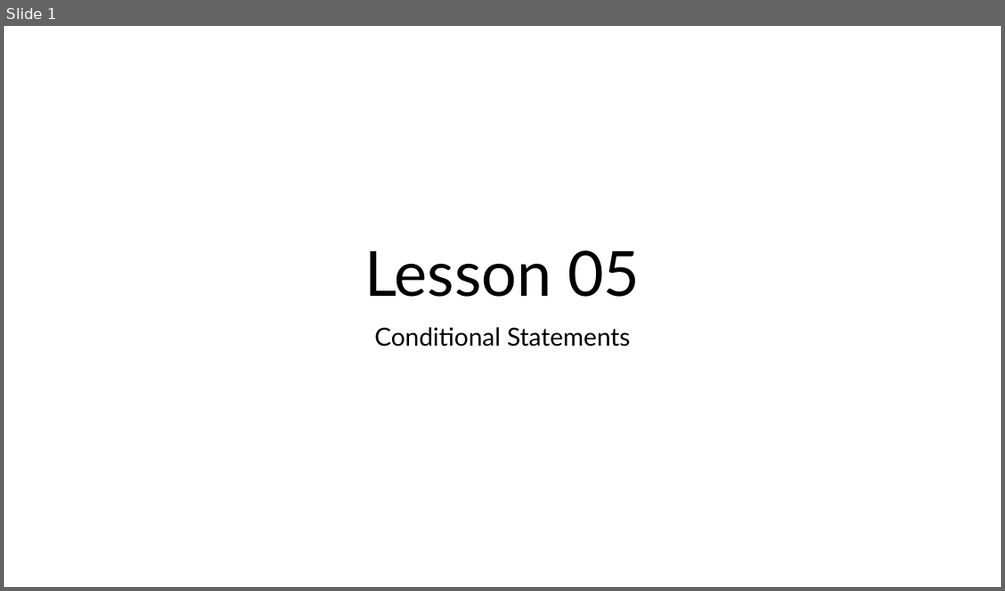
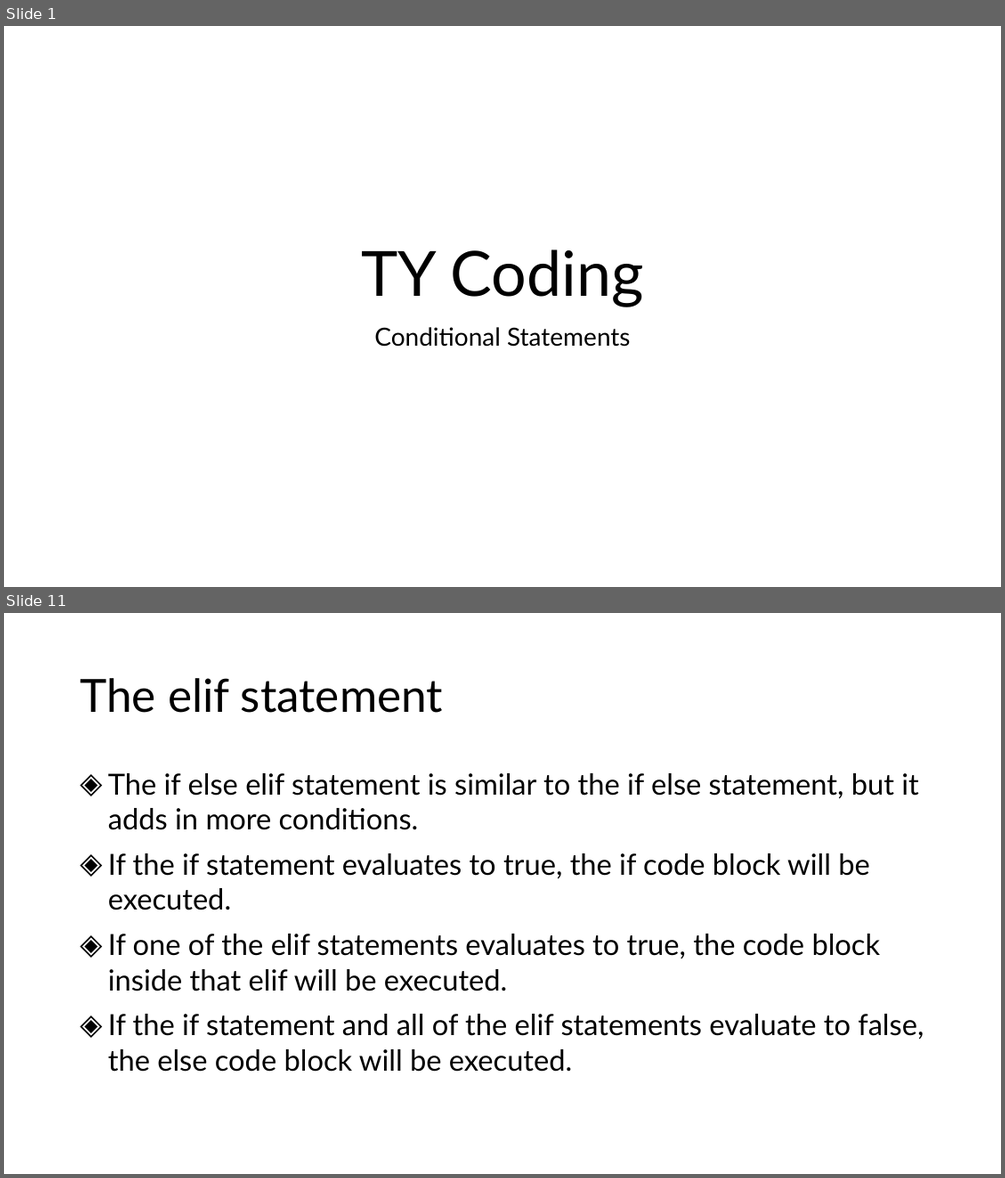
Before and after one commit to JFinnTeacher/TY-Introduction-to-Coding-with-Python, a slide deck: Lesson 05 - Conditional Statements/Teaching Resources/Lesson 05 - Conditional Statements.pptx. Shown one above the other, each under a label of ours: slide 1 before the commit, slides 1 and 11 after it; the slides between them are not shown. The pictures are 1005x591 and 1005x1178 pixels, drawn with LibreOffice and Linux fonts; fonts in the diff are those of the drawing; background and template pictures are left out. Boxes give left, top, right and bottom in pixels: in the first picture for what was removed or moved away, otherwise in the second. Text is boxed around its words. In the diff, an @@ line names an element or a change of style, - is before the commit and + after.

```diff
--- a/Lesson 05 - Conditional Statements/Teaching Resources/Lesson 05 - Conditional Statements.pptx
+++ b/Lesson 05 - Conditional Statements/Teaching Resources/Lesson 05 - Conditional Statements.pptx
@@ slide 11 added at [4,613,1001,1174], background #FFFFFF @@
@@ title added at [80,678,443,713], 44 pt, text #000000 @@
+The elif statement
@@ text added at [108,773,923,1071], 28 pt, text #000000 @@
+◈ The if else elif statement is similar to the if else statement, but it adds in more conditions.
+◈ If the if statement evaluates to true, the if code block will be executed.
+◈ If one of the elif statements evaluates to true, the code block inside that elif will be executed.
+◈ If the if statement and all of the elif statements evaluate to false, the else code block will be executed.
@@ slide 1 changed as well @@
@@ title at [361,249,643,307]: text changed @@
-Lesson 05
+TY Coding
```
Also in this commit, not shown: 12 other slides added, 9 other files.
